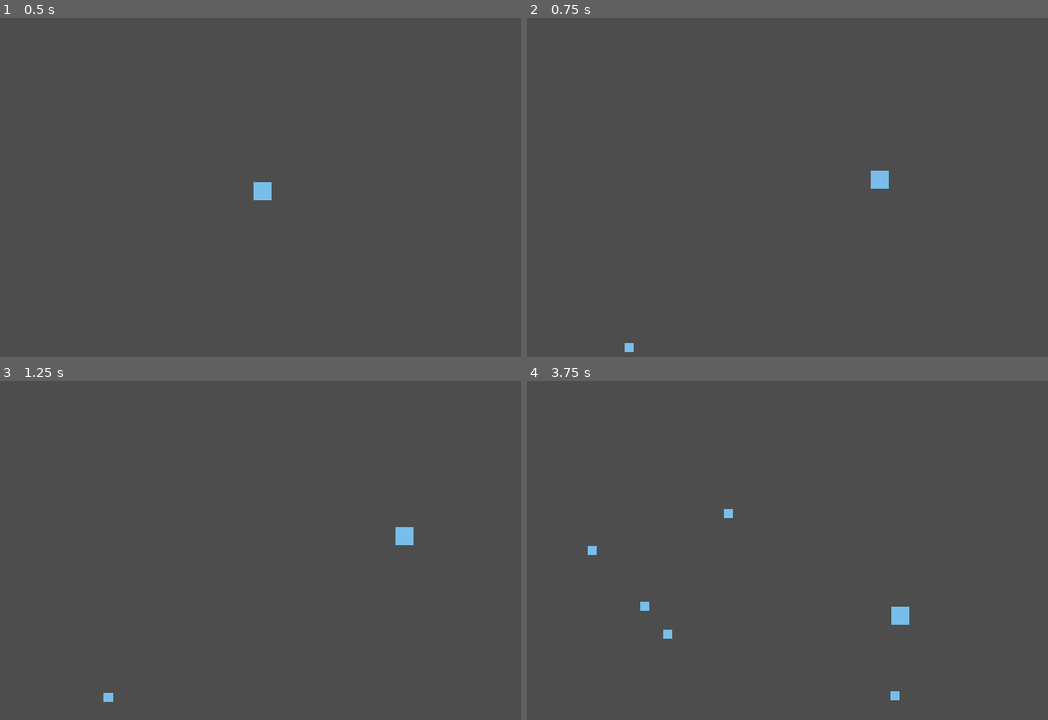
Above: before the commit, frames 1-4 (two rows, left to right).
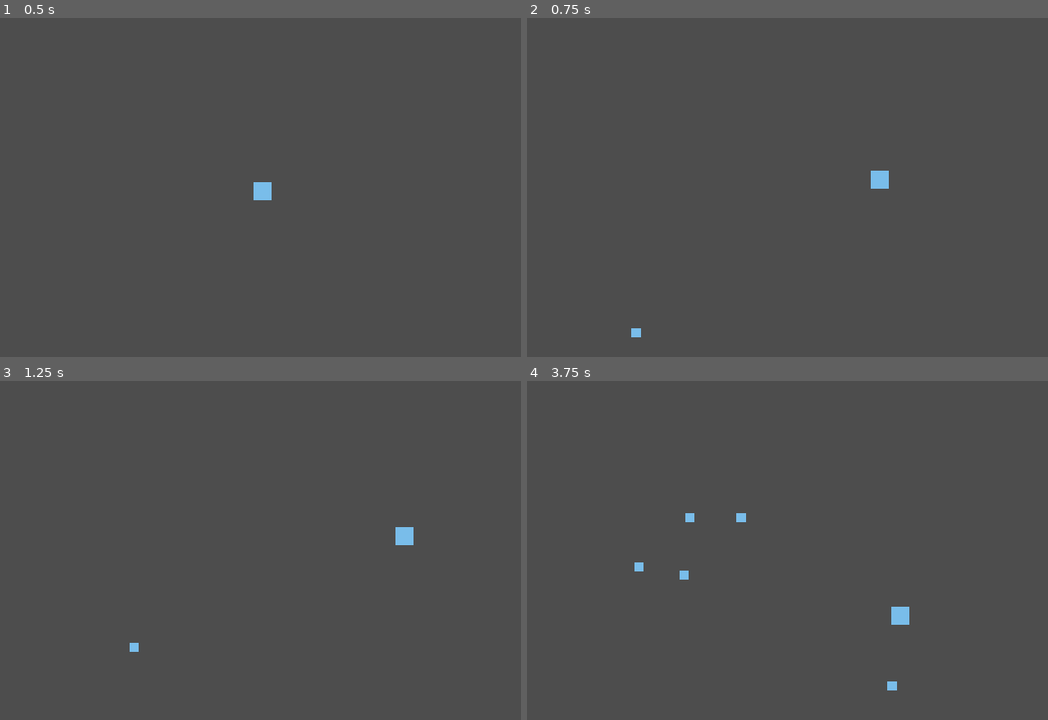
Above: after the commit, the same moments.

Repository: Maciekarp/eating-frenzy
Game: Godot game, scene res://scene/main.tscn
Same seed, same stepped clock (60 frames per second), same inputs: the game is played once before the commit and once after it.
Inputs (mouse positions are in pixels of both pictures, inside the frame that each line leads up to):
- Up to frame 1 (0.5 s): no input
- Up to frame 2 (0.75 s): move the mouse to (933, 173) at 0.52 s; hold D (move right) from 0.53 s (still down); hold Space (interact) from 0.53 s (still down)
- Up to frame 3 (1.25 s): keep holding D (move right); keep holding Space (interact)
- Up to frame 4 (3.75 s): move the mouse to (657, 574) at 1.27 s; release D (move right) at 1.28 s; release Space (interact) at 1.28 s; hold Down (move down) 1.28-2.03 s; tap Space (interact) at 1.35, 2.85 s; move the mouse to (855, 472) at 2.02 s; hold D (move right) 2.03-2.78 s; hold Space (interact) 2.03-2.78 s; move the mouse to (756, 628) at 2.77 s; hold W (move up) 2.78-3.53 s; move the mouse to (985, 608) at 3.52 s; hold A (move left) from 3.53 s (still down); hold Space (interact) from 3.53 s (still down)

Frame 1 is identical in both runs. In frame 2, 0.1% of the frame differs, in the area x 18-22%, y 91-99%; in frame 3, 0.1%; in frame 4, 0.5%, in the area x 11-72%, y 37-95%.

Commit message:
added physics based fish movement

Diff:
--- a/scene/enemy.tscn
+++ b/scene/enemy.tscn
@@ -1,13 +1,24 @@
-[gd_scene load_steps=4 format=3 uid="uid://cuamqie7pdiqg"]
+[gd_scene load_steps=5 format=3 uid="uid://cuamqie7pdiqg"]
 
 [ext_resource type="Texture2D" uid="uid://criedppp3pfa0" path="res://sprites/stock_blue_square.png" id="1_l4rj6"]
 [ext_resource type="Script" path="res://scripts/fish.gd" id="1_vwwqc"]
 
+[sub_resource type="CircleShape2D" id="CircleShape2D_auyud"]
+
 [sub_resource type="RectangleShape2D" id="RectangleShape2D_ctl50"]
-size = Vector2(22, 20)
 
-[node name="Enemy" type="Node2D"]
+[node name="Enemy" type="RigidBody2D"]
+collision_layer = 0
+collision_mask = 0
+gravity_scale = 0.0
+lock_rotation = true
+linear_damp = 20.0
 script = ExtResource("1_vwwqc")
+
+[node name="DisabledShape2D" type="CollisionShape2D" parent="."]
+visible = false
+shape = SubResource("CircleShape2D_auyud")
+disabled = true
 
 [node name="Sprite2D" type="Sprite2D" parent="."]
 scale = Vector2(0.5, 0.5)
--- a/scene/player.tscn
+++ b/scene/player.tscn
@@ -3,18 +3,23 @@
 [ext_resource type="Texture2D" uid="uid://criedppp3pfa0" path="res://sprites/stock_blue_square.png" id="1_05a1y"]
 [ext_resource type="Script" path="res://scripts/player.gd" id="1_kj2pg"]
 
+[sub_resource type="CircleShape2D" id="CircleShape2D_towmo"]
+
 [sub_resource type="RectangleShape2D" id="RectangleShape2D_qpp47"]
 size = Vector2(36, 36)
-
-[sub_resource type="RectangleShape2D" id="RectangleShape2D_skcl6"]
-size = Vector2(34, 34)
 
 [node name="Player" type="RigidBody2D"]
 collision_layer = 0
 collision_mask = 0
 gravity_scale = 0.0
+lock_rotation = true
 linear_damp = 20.0
 script = ExtResource("1_kj2pg")
+
+[node name="DisabledShape2D" type="CollisionShape2D" parent="."]
+visible = false
+shape = SubResource("CircleShape2D_towmo")
+disabled = true
 
 [node name="Sprite2D" type="Sprite2D" parent="."]
 texture = ExtResource("1_05a1y")
@@ -24,8 +29,4 @@
 [node name="CollisionShape2D" type="CollisionShape2D" parent="Area2D"]
 shape = SubResource("RectangleShape2D_qpp47")
 
-[node name="CollisionShape2D" type="CollisionShape2D" parent="."]
-shape = SubResource("RectangleShape2D_skcl6")
-disabled = true
-
 [connection signal="area_entered" from="Area2D" to="." method="_on_area_2d_area_entered"]
--- a/scripts/fish.gd
+++ b/scripts/fish.gd
@@ -1,10 +1,9 @@
-extends Node2D
+extends RigidBody2D
 
 var size: float = 0.5
-
-@export var move_speed:float = 50
-@export var reset_dist:float = 50
-
+@export var max_speed: float = 100
+@export var accel_speed: float = 20
+@export var reset_dist: float = 50
 
 var swim_To: Vector2
 
@@ -17,8 +16,16 @@
 	pass # Replace with function body.
 
 
+func _physics_process(delta: float) -> void:
+	if global_position.distance_to(swim_To) < reset_dist:
+		setSwimTo(Vector2(randf_range(-500, 500), randf_range(-300, 300)))
+	apply_force((swim_To - global_position)* accel_speed)
+	linear_velocity = linear_velocity.limit_length(max_speed)
+	pass
+
 # Called every frame. 'delta' is the elapsed time since the previous frame.
 func _process(delta: float) -> void:
-	if global_position.distance_to(swim_To) < reset_dist:
-		setSwimTo(Vector2(randf_range(-500, 500), randf_range(-300, 300)))
-	global_position = global_position + global_position.direction_to(swim_To) * delta * move_speed
+	pass
+	##if global_position.distance_to(swim_To) < reset_dist:
+	##	setSwimTo(Vector2(randf_range(-500, 500), randf_range(-300, 300)))
+	##global_position = global_position + global_position.direction_to(swim_To) * delta * move_speed
--- a/scripts/main.gd
+++ b/scripts/main.gd
@@ -10,7 +10,7 @@
 
 
 # Called every frame. 'delta' is the elapsed time since the previous frame.
-func _process(delta: float) -> void:
+func _process(_delta: float) -> void:
 	pass
 
 func _input(event):
--- a/scripts/player.gd
+++ b/scripts/player.gd
@@ -13,11 +13,11 @@
 	pass # Replace with function body.
 
 
-func _physics_process(delta: float) -> void:
+func _physics_process(_delta: float) -> void:
 	apply_force((get_global_mouse_position() - global_position)* move_speed)
 
 # Called every frame. 'delta' is the elapsed time since the previous frame.
-func _process(delta: float) -> void:
+func _process(_delta: float) -> void:
 	pass
 	## Keyboard movement
 	##if Input.is_action_pressed("move up"):
Not shown, changed: .gitignore
